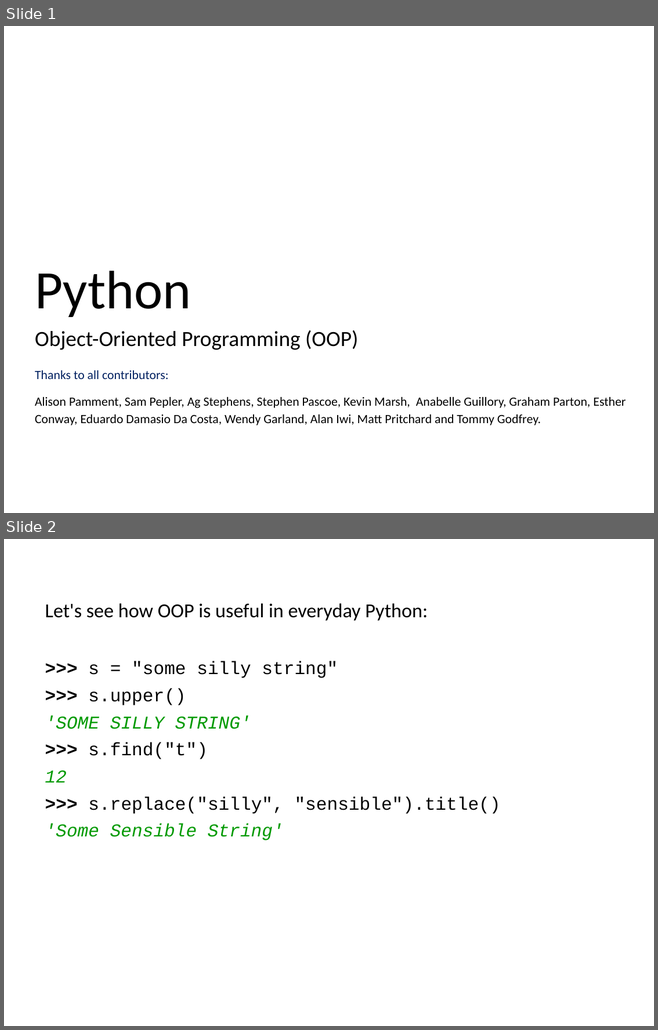
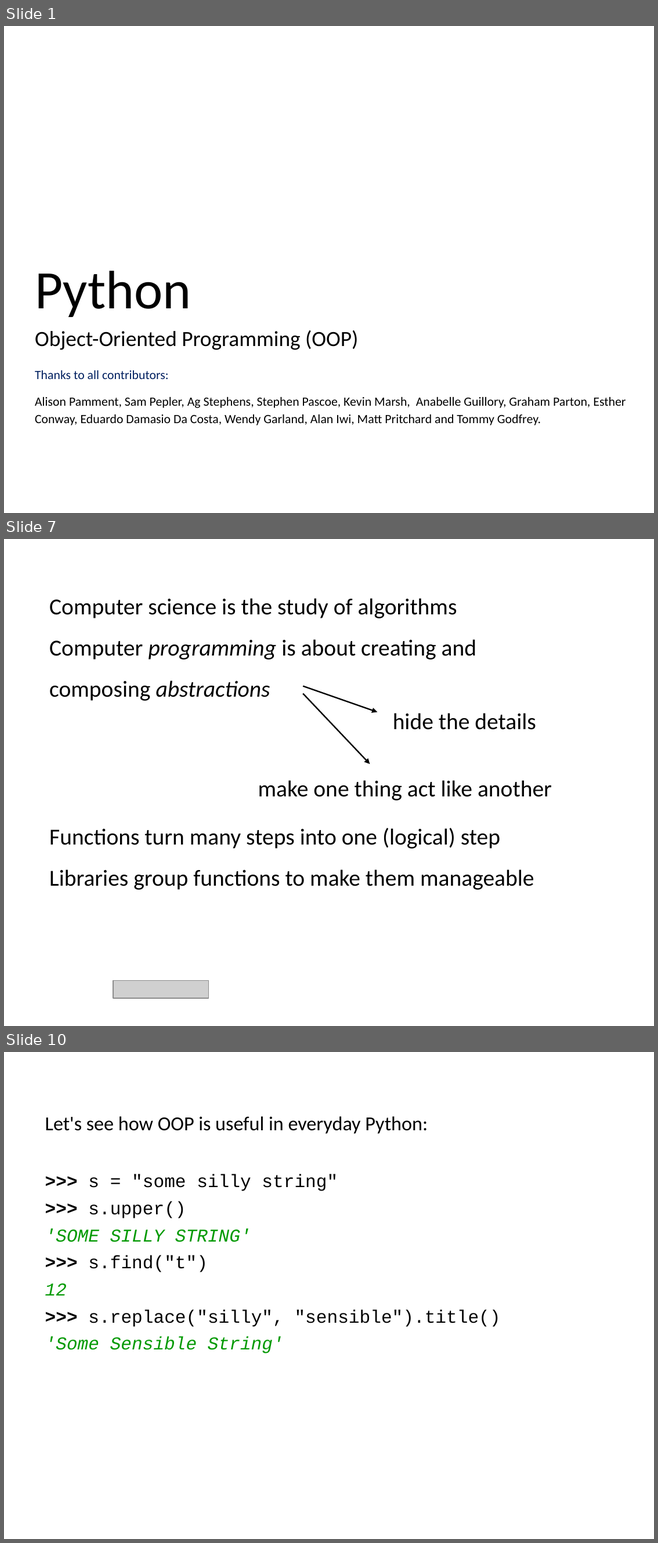
Before and after one commit to ncasuk/ncas-isc, a slide deck: python/presentations/learning_python/22_ceda-oop.pptx. Shown one above the other, each under a label of ours: slides 1 and 2 before the commit, slides 1, 7 and 10 after it; the slides between them are not shown. The pictures are 658x1030 and 658x1543 pixels, drawn with LibreOffice and Linux fonts; fonts in the diff are those of the drawing; grey boxes stand for pictures; background and template pictures are left out. Boxes give left, top, right and bottom in pixels: in the first picture for what was removed or moved away, otherwise in the second. Text is boxed around its words. In the diff, an @@ line names an element or a change of style, - is before the commit and + after.

```diff
--- a/python/presentations/learning_python/22_ceda-oop.pptx
+++ b/python/presentations/learning_python/22_ceda-oop.pptx
@@ slide 7 added at box(4, 539, 654, 1026), background picture (left out) @@
@@ text added at box(49, 598, 476, 701), 25.4 pt, text #000000 @@
+Computer science is the study of algorithms
+Computer programming is about creating and
+composing abstractions
@@ arrow added from (303, 694) to (370, 764), #000000 1.5 pt @@
@@ arrow added from (303, 686) to (377, 712), #000000 1.5 pt @@
@@ text added at box(393, 713, 535, 730), 25.4 pt, text #000000 @@
+hide the details
@@ text added at box(258, 780, 552, 801), 25.4 pt, text #000000 @@
+make one thing act like another
@@ text added at box(49, 828, 534, 890), 25.4 pt, text #000000 @@
+Functions turn many steps into one (logical) step
+Libraries group functions to make them manageable
@@ picture added at box(113, 981, 209, 998) @@
@@ what was slide 2 is now slide 10 @@
```
Also in this commit, not shown: 5 slides changed, 26 other slides added, 1 other file.
